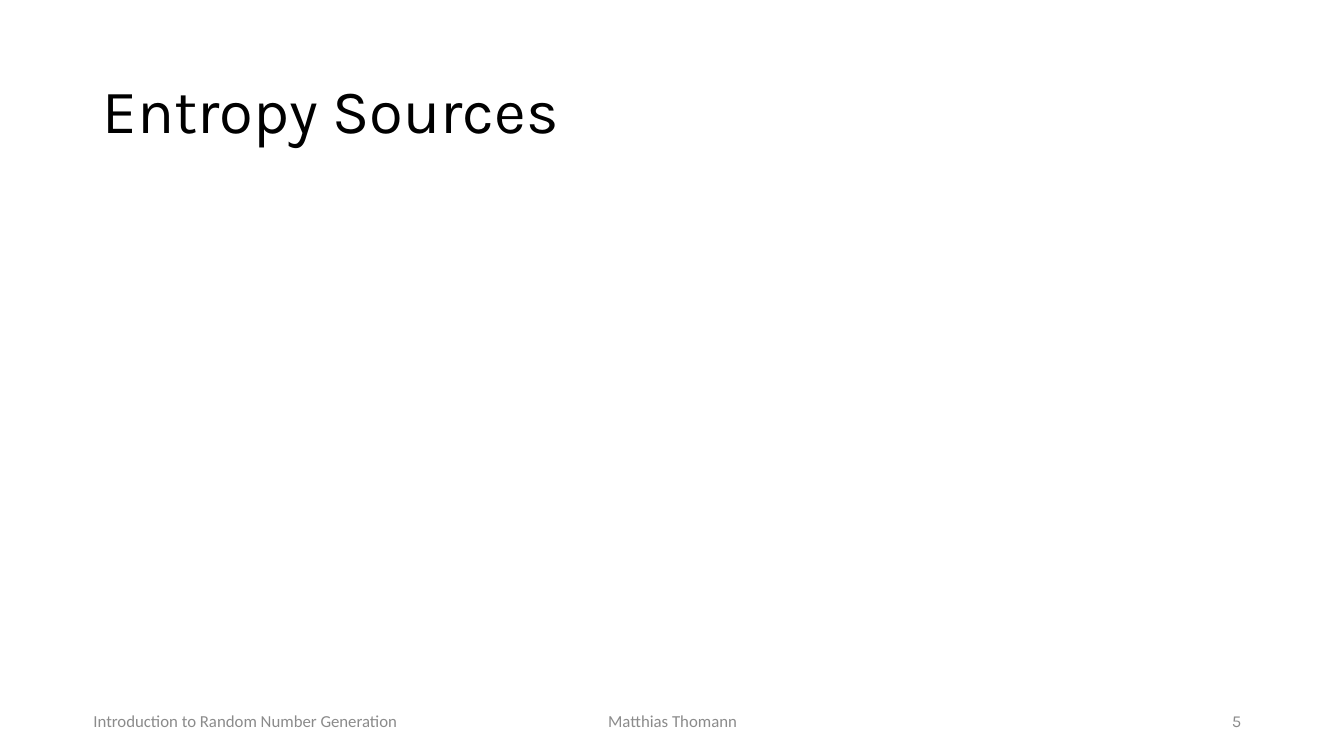
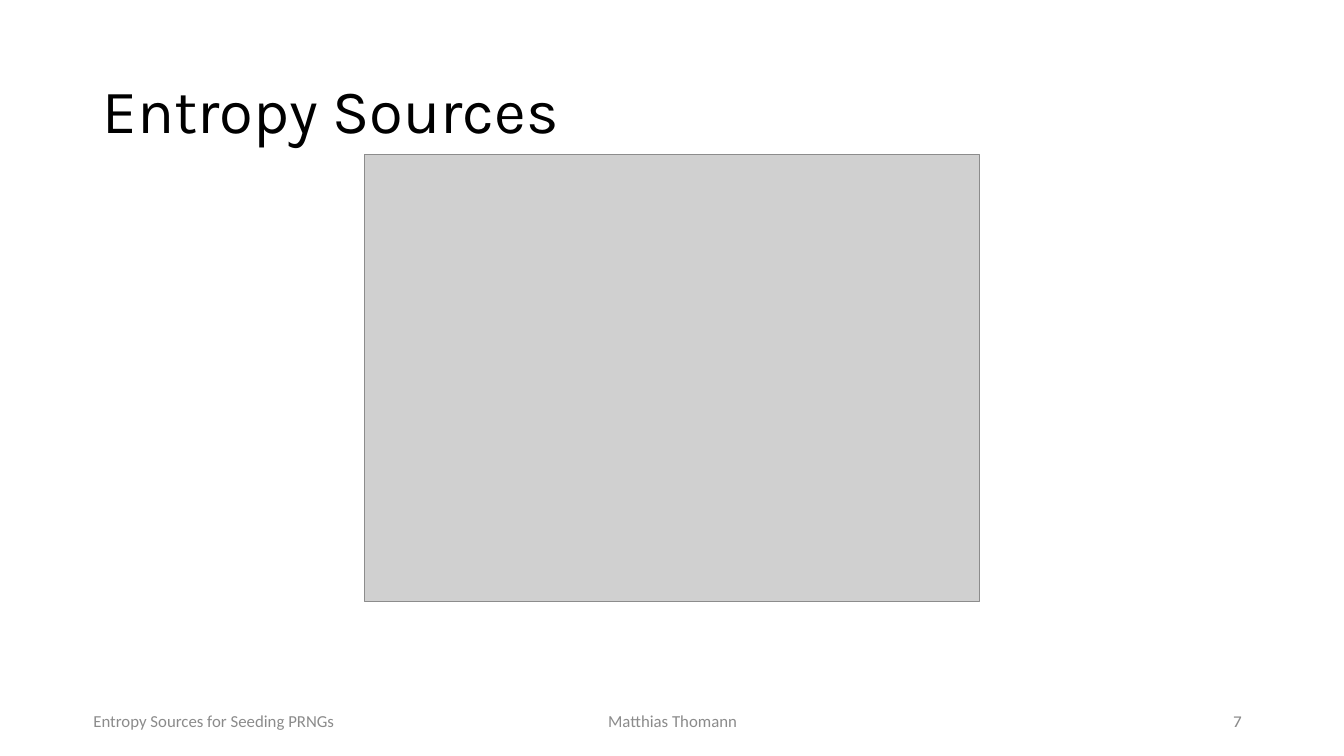
Before and after one commit to mth0348/info-seminar, a slide deck: slide 7 of presentation/presentation.pptx (slide 5 before the commit). Drawn at 1344x756 pixels with LibreOffice and Linux fonts; fonts in the diff are those of the drawing; grey boxes stand for pictures. Boxes give left, top, right and bottom in pixels: in the first picture for what was removed or moved away, otherwise in the second. Text is boxed around its words. In the diff, an @@ line names an element or a change of style, - is before the commit and + after.

```diff
--- a/presentation/presentation.pptx
+++ b/presentation/presentation.pptx
@@ picture added at bbox=[365, 154, 980, 602] @@
@@ text at bbox=[93, 715, 334, 730]: text changed @@
-Introduction to Random Number Generation
+Entropy Sources for Seeding PRNGs
@@ page number at bbox=[1234, 716, 1242, 727]: text changed @@
-5
+7
```
Also in this commit, not shown: 7 other slides changed, 8 slides added, 3 slides removed, 4 other files.
